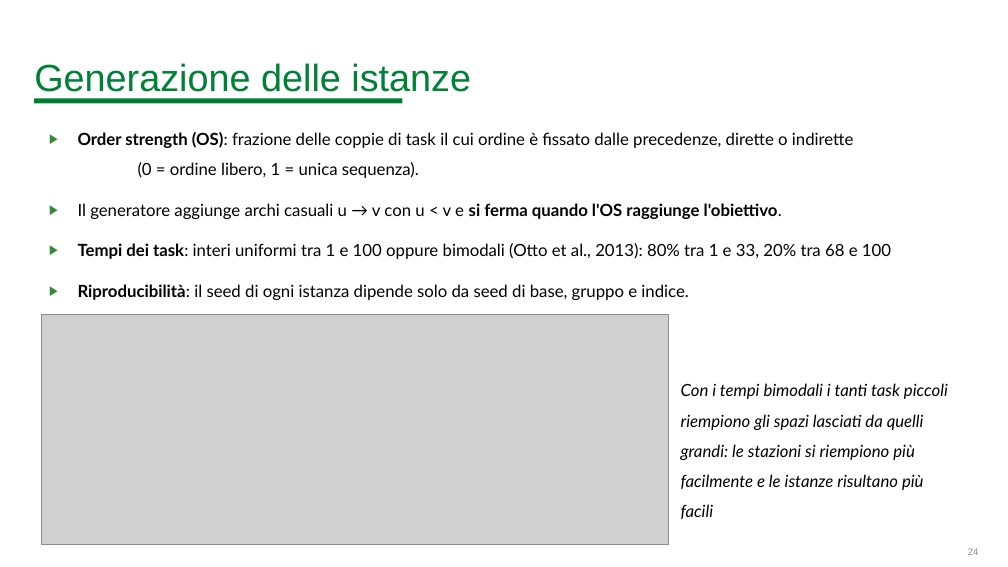
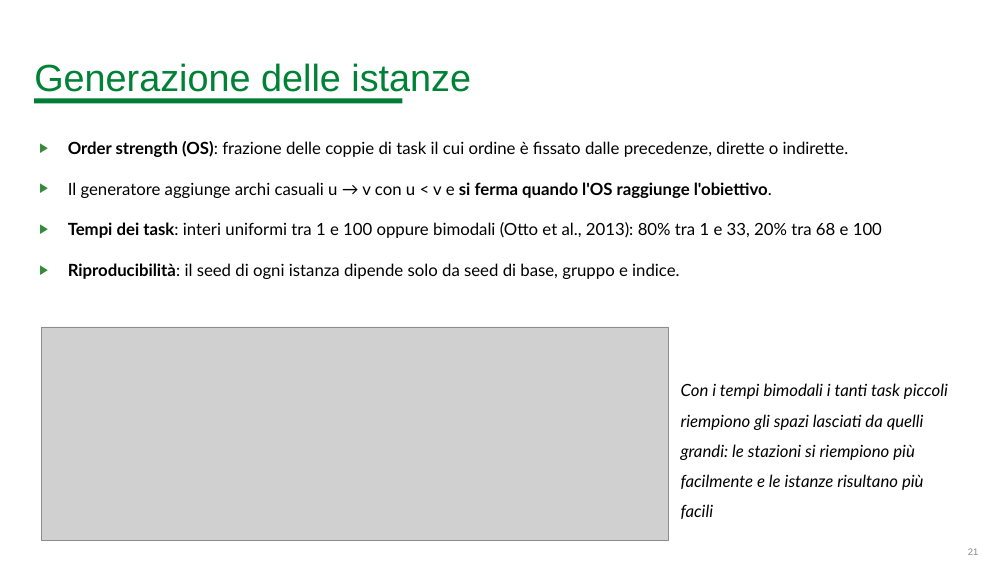
Before and after one commit to BitSquish/Assembly-Line-Balancing, a slide deck: slide 21 of slides/Assembly Line Balancing Problem.pptx (slide 24 before the commit). Drawn at 1008x567 pixels with LibreOffice and Linux fonts; fonts in the diff are those of the drawing; grey boxes stand for pictures; background and template pictures are left out. Boxes give left, top, right and bottom in pixels: in the first picture for what was removed or moved away, otherwise in the second. Text is boxed around its words. In the diff, an @@ line names an element or a change of style, - is before the commit and + after.

```diff
--- a/slides/Assembly Line Balancing Problem.pptx
+++ b/slides/Assembly Line Balancing Problem.pptx
@@ text "Order strength (OS): frazione delle ...": place and size @@
-text "Order strength (OS): frazione delle ..." at <box>78,132,891,300</box>
+text "Order strength (OS): frazione delle ..." at <box>68,141,882,279</box>
@@ text at <box>68,141,848,157</box>: text changed @@
-▶ Order strength (OS): frazione delle coppie di task il cui ordine è fissato dalle precedenze, dirette o indirette (0 = ordine libero, 1 = unica sequenza).
+▶ Order strength (OS): frazione delle coppie di task il cui ordine è fissato dalle precedenze, dirette o indirette.
@@ picture: place and size @@
-picture at <box>42,315,669,544</box>
+picture at <box>42,327,669,541</box>
@@ page number at <box>968,548,979,555</box>: text changed @@
-24
+21
```
Also in this commit, not shown: 8 other slides changed, 5 slides removed, 1 other file.
